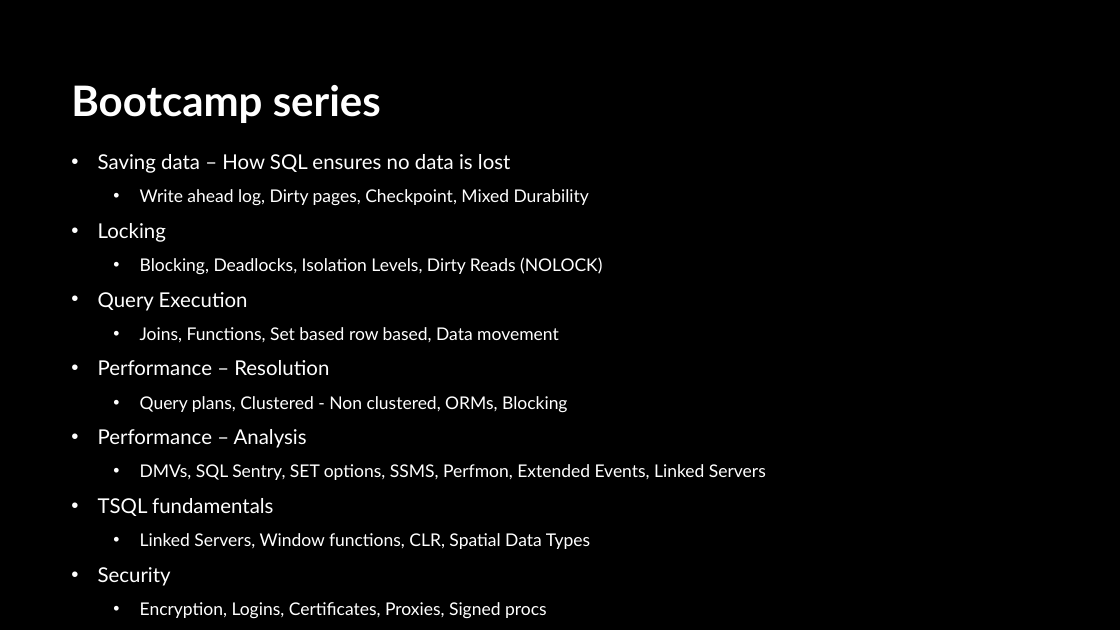
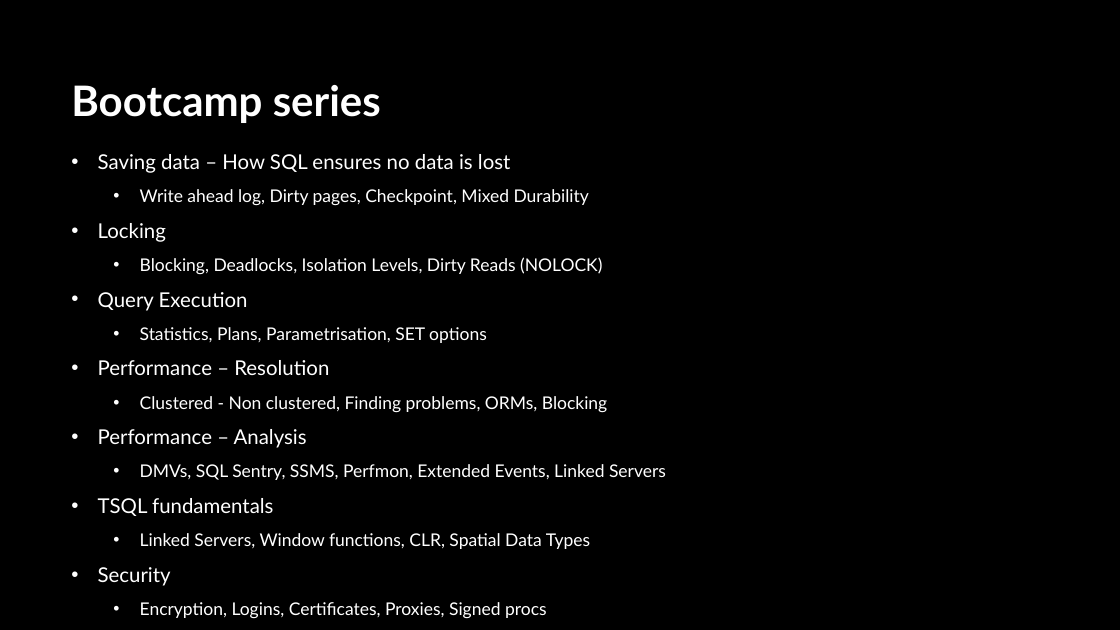
Before and after one commit to sabinio/SQLTraining, a slide deck: slide 3 of Slides/1. Logging.pptx. Drawn at 1120x630 pixels with LibreOffice and Linux fonts; fonts in the diff are those of the drawing; background and template pictures are left out. Boxes give left, top, right and bottom in pixels: in the first picture for what was removed or moved away, otherwise in the second. Text is boxed around its words. In the diff, an @@ line names an element or a change of style, - is before the commit and + after.

```diff
--- a/Slides/1. Logging.pptx
+++ b/Slides/1. Logging.pptx
@@ text at (140, 327, 487, 343): text changed @@
-  • Joins, Functions, Set based row based, Data movement
+  • Statistics, Plans, Parametrisation, SET options
@@ text at (140, 396, 607, 413): text changed @@
-  • Query plans, Clustered - Non clustered, ORMs, Blocking
+  • Clustered - Non clustered, Finding problems, ORMs, Blocking
@@ text at (140, 464, 666, 480): text changed @@
-  • DMVs, SQL Sentry, SET options, SSMS, Perfmon, Extended Events, Linked Servers
+  • DMVs, SQL Sentry, SSMS, Perfmon, Extended Events, Linked Servers
```
Also in this commit, not shown: 2 other slides changed, 1 slide removed.
